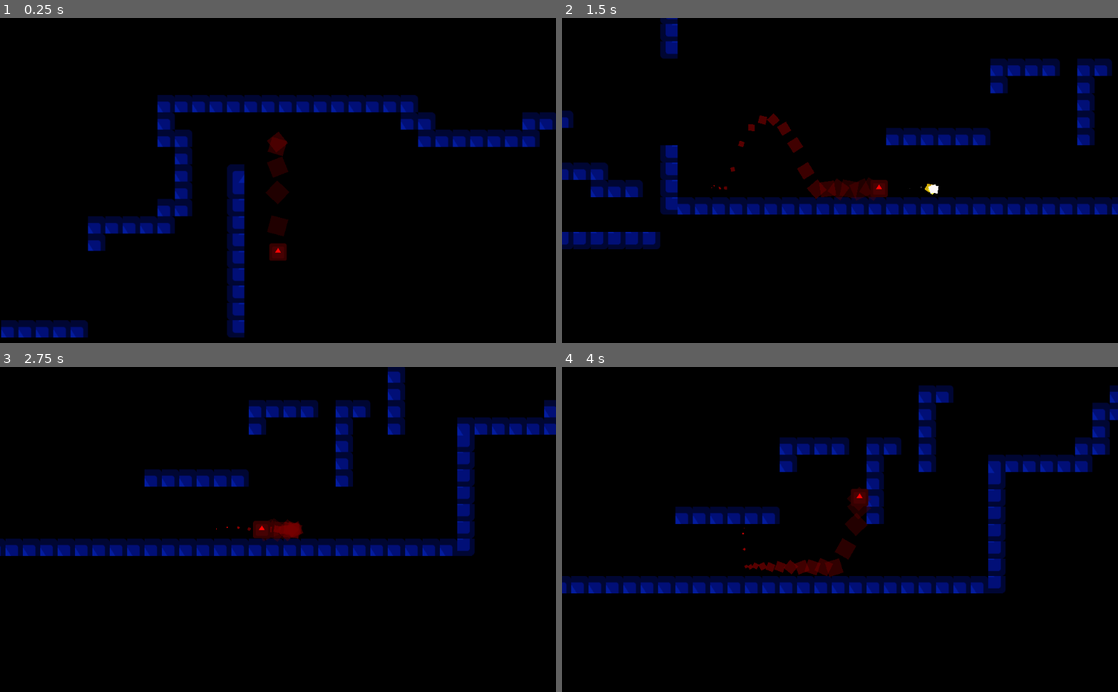
Above: before the commit, frames 1-4 (two rows, left to right).
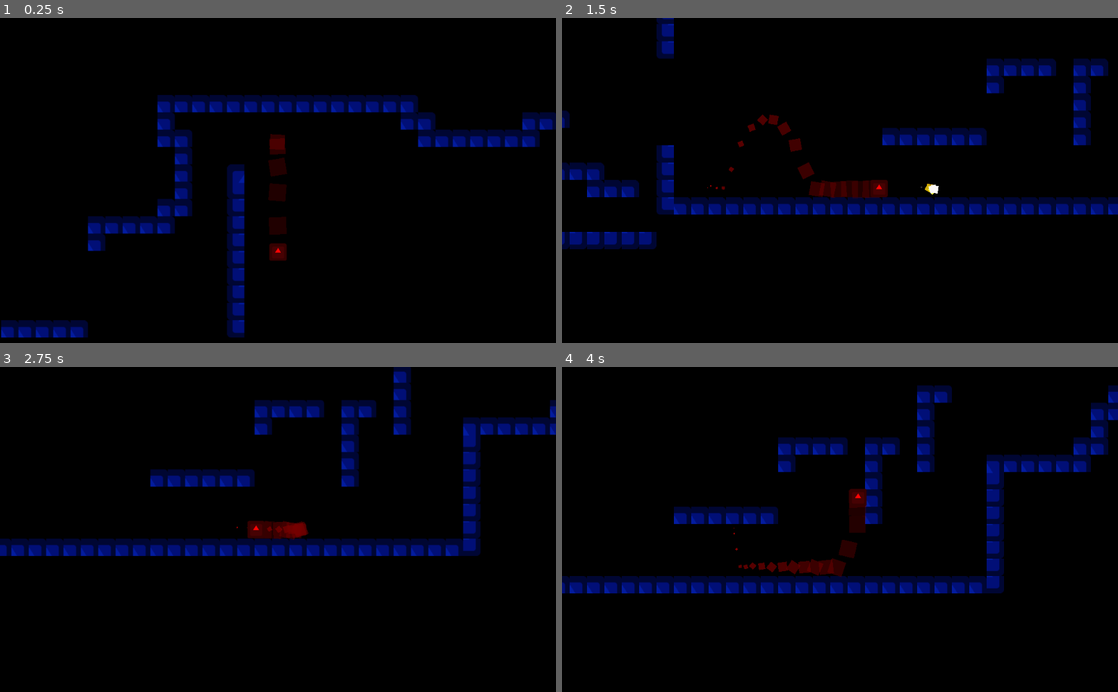
Above: after the commit, the same moments.

Repository: penzur/godot-movement-study
Game: Godot game, scene res://Main.tscn
The game is run twice, just before and just after one commit, with the same random seed, the same clock (stepped at 60 frames per second) and the same inputs. The engine's default icon, where the game draws it, is replaced by a stand-in: a white triangle on a blue panel in a dark square.
Inputs:
- Up to frame 1 (0.25 s): no input
- Up to frame 2 (1.5 s): hold K (shoot) 0.53-1.28 s; hold D (move_right) from 0.53 s (still down); tap Space (jump) at 0.77 s; tap K (shoot) at 1.35 s
- Up to frame 3 (2.75 s): tap Space (jump) at 1.52 s; release D (move_right) at 2.03 s; hold A (move_left) from 2.03 s (still down); hold K (shoot) from 2.03 s (still down)
- Up to frame 4 (4 s): release A (move_left) at 2.78 s; release K (shoot) at 2.78 s; hold D (move_right) from 2.78 s (still down); tap K (shoot) at 2.85 s; tap Space (jump) at 3.02, 3.77 s; hold K (shoot) from 3.53 s (still down)

The runs differ from the first frame. In frame 1, 0.1% of the frame differs, in the area x 47-52%, y 35-68%; in frame 2, 4.4%; in frame 3, 6.4%, in the area x 0-100%, y 0-59%; in frame 4, 2.7%.

Commit message:
clamp dampers

Diff:
--- a/Character.gd
+++ b/Character.gd
@@ -6,7 +6,7 @@
 const MASS = 100.0
 const GRAVITY = 200.0
 const JUMP_SPEED = 1000.0
-const WALK_SPEED = 90.0
+const WALK_SPEED = 100.0
 const ACCELERATION = 0.2
 const MAX_WALK_SPEED = 400.0
 
@@ -44,10 +44,12 @@
 	if direction == 0 and is_on_floor():
 		if velocity.x > 0:
 			velocity.x -= DAMP
+			if velocity.x < 0:
+				velocity.x = 0
 		elif velocity.x < 0:
 			velocity.x += DAMP
-		else:
-			velocity.x = 0
+			if velocity.x > 0:
+				velocity.x = 0
 	else:
 		velocity.x += direction * (WALK_SPEED * ACCELERATION)
 
--- a/Player.tscn
+++ b/Player.tscn
@@ -1,30 +1,22 @@
-[gd_scene load_steps=11 format=2]
+[gd_scene load_steps=9 format=2]
 
 [ext_resource path="res://icon.png" type="Texture" id=1]
 [ext_resource path="res://Character.gd" type="Script" id=2]
 
-[sub_resource type="Curve" id=1]
-min_value = -360.0
-max_value = 360.0
-_data = [ Vector2( 0, -360 ), 0.0, 0.0, 0, 0, Vector2( 1, 360 ), 0.0, 0.0, 0, 0 ]
-
-[sub_resource type="CurveTexture" id=2]
-curve = SubResource( 1 )
-
-[sub_resource type="Gradient" id=3]
+[sub_resource type="Gradient" id=1]
 offsets = PoolRealArray( 0.103704, 0.744444, 0.885185 )
 colors = PoolColorArray( 0.490196, 0, 0, 0.258824, 0.37793, 0, 0, 1, 0.992188, 0.0348816, 0.0348816, 1 )
 
-[sub_resource type="GradientTexture" id=4]
-gradient = SubResource( 3 )
+[sub_resource type="GradientTexture" id=2]
+gradient = SubResource( 1 )
 
-[sub_resource type="Curve" id=5]
+[sub_resource type="Curve" id=3]
 _data = [ Vector2( 0, 1 ), 0.0, 0.0, 0, 0, Vector2( 1, 0 ), 0.0, 0.0, 0, 0 ]
 
-[sub_resource type="CurveTexture" id=6]
-curve = SubResource( 5 )
+[sub_resource type="CurveTexture" id=4]
+curve = SubResource( 3 )
 
-[sub_resource type="ParticlesMaterial" id=7]
+[sub_resource type="ParticlesMaterial" id=5]
 emission_shape = 1
 emission_sphere_radius = 1.0
 flag_disable_z = true
@@ -37,14 +29,11 @@
 orbit_velocity_random = 0.0
 damping = 95.4
 damping_random = 0.13
-angle = 180.0
-angle_random = 1.0
-angle_curve = SubResource( 2 )
 scale = 32.0
-scale_curve = SubResource( 6 )
-color_ramp = SubResource( 4 )
+scale_curve = SubResource( 4 )
+color_ramp = SubResource( 2 )
 
-[sub_resource type="RectangleShape2D" id=8]
+[sub_resource type="RectangleShape2D" id=6]
 extents = Vector2( 24.1992, 28.2283 )
 
 [node name="Character" type="KinematicBody2D"]
@@ -54,7 +43,7 @@
 position = Vector2( -1.97824, 2.49117 )
 amount = 20
 local_coords = false
-process_material = SubResource( 7 )
+process_material = SubResource( 5 )
 
 [node name="icon" type="Sprite" parent="."]
 modulate = Color( 1, 0.0196078, 0.0196078, 1 )
Not shown: 1 places in Player.tscn that only renumber resources
